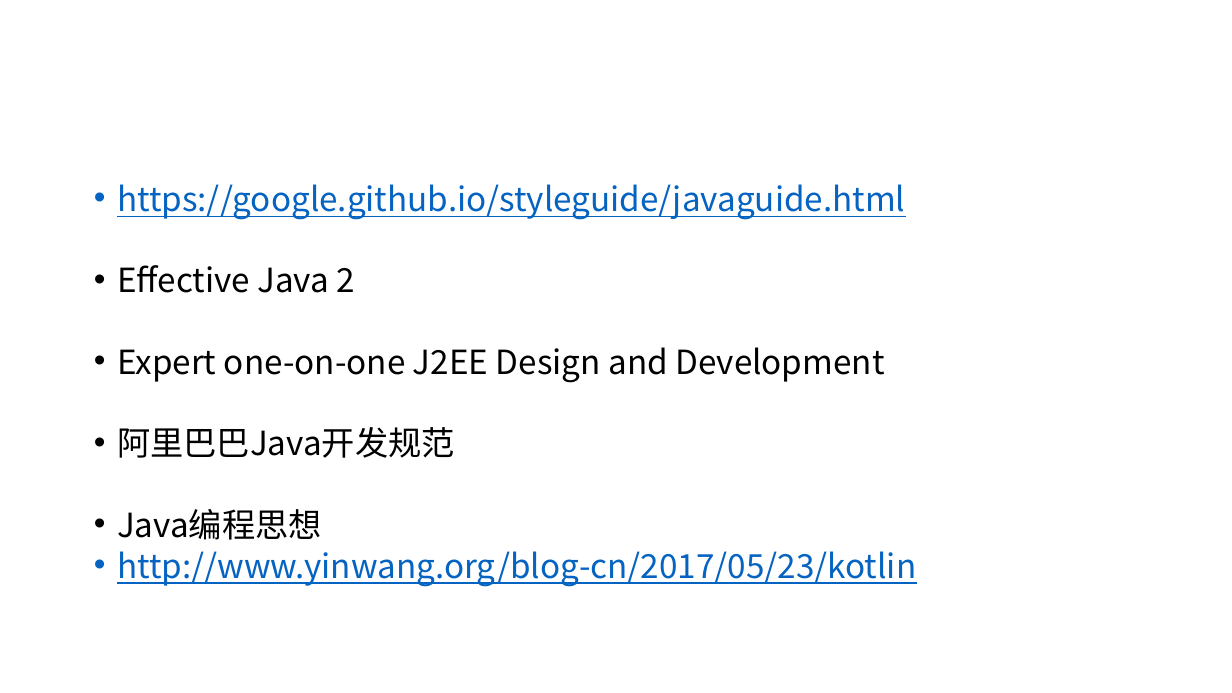
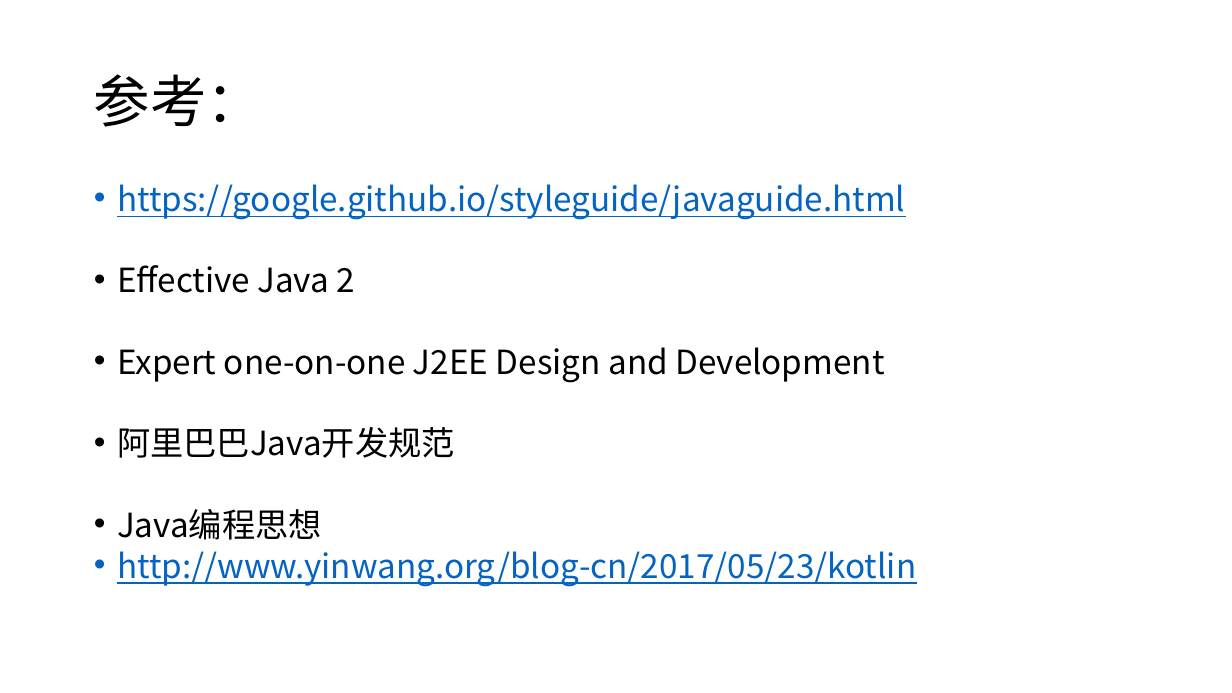
Before and after one commit to xiaozhiliaoo/my-slides, a slide deck: slide 31 of J2EE设计和编码指南.pptx (slide 25 before the commit). Drawn at 1232x693 pixels with LibreOffice and Linux fonts; fonts in the diff are those of the drawing. Boxes give left, top, right and bottom in pixels: in the first picture for what was removed or moved away, otherwise in the second. Text is boxed around its words. In the diff, an @@ line names an element or a change of style, - is before the commit and + after.

```diff
--- a/J2EE设计和编码指南.pptx
+++ b/J2EE设计和编码指南.pptx
@@ title added at box(94, 74, 263, 127), 44 pt, text #000000 @@
+参考：
```
Also in this commit, not shown: 1 other slide changed, 6 slides added, 1 other file.
